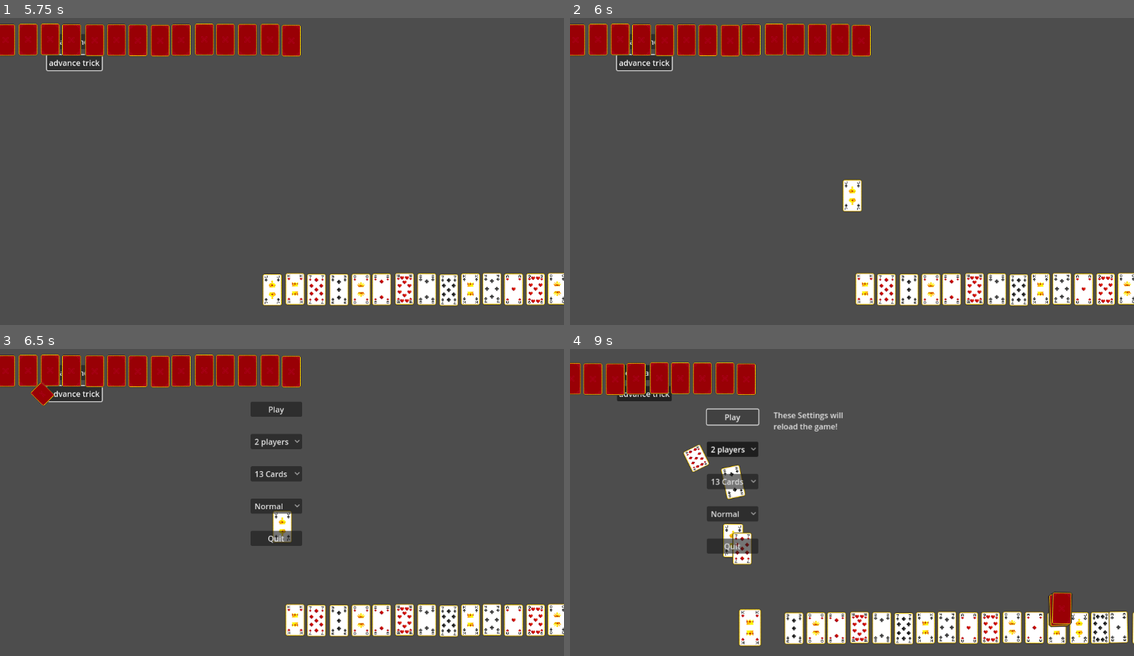
Above: before the commit, frames 1-4 (two rows, left to right).
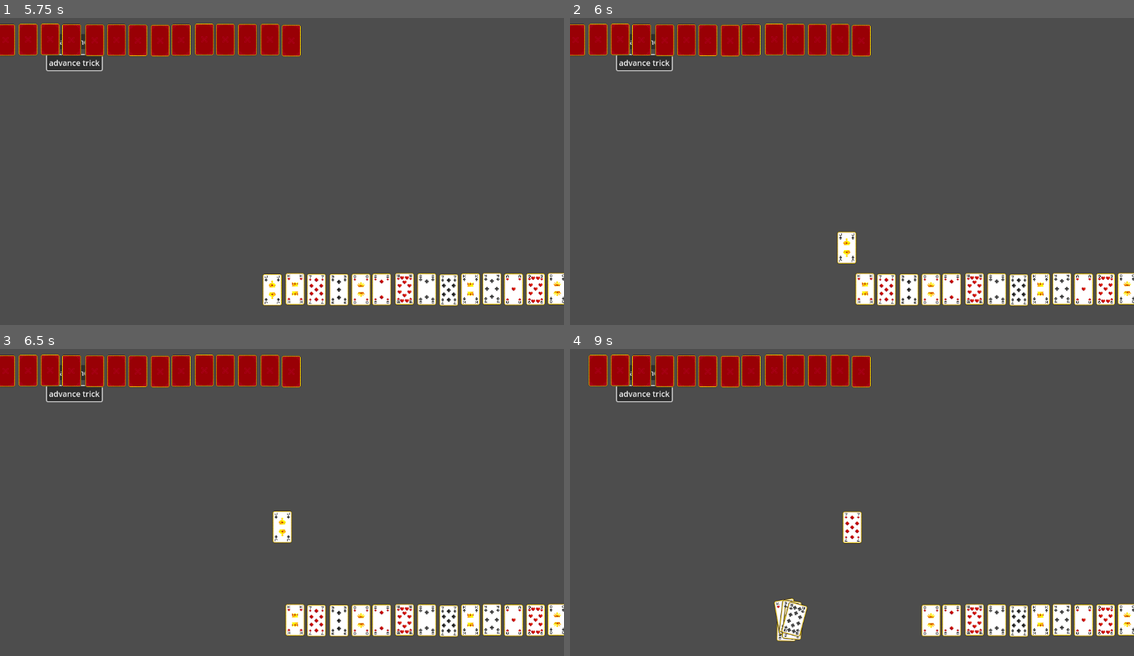
Above: after the commit, the same moments.

Repository: gneeqo/CardInterface2
Game: Godot game, scene res://Game Logic/Scenes/main.tscn
Two runs of this game, one before a commit and one after it. Both use one fixed random seed, a clock stepped at 60 frames per second and the inputs below.
Inputs (mouse positions are in pixels of both pictures, inside the frame that each line leads up to):
- Up to frame 1 (5.75 s): click "Deal Hand" at 0.5 s; click "advance trick" at 1.25 s; click "Deal Hand" at 2 s; click "advance trick" at 2.75 s; click "Deal Hand" at 3.5 s; click "advance trick" at 4.25 s; move the mouse to (456, 278) at 5.02 s; tap A (Automate) at 5.1 s
- Up to frame 2 (6 s): tap Enter at 5.75 s; move the mouse to (840, 291) at 5.77 s; tap A (Automate) at 5.85 s
- Up to frame 3 (6.5 s): no input
- Up to frame 4 (9 s): click (846, 410) at 6.5 s, where only the run before the commit has a clickable "Play"; move the mouse to (863, 619) at 7.27 s; press the mouse at (863, 619) at 7.28 s; tap A (Automate) at 7.55, 8.1 s; move the mouse to (857, 542) at 8.02 s; release the mouse at (857, 542) at 8.03 s; click (846, 410) at 8.75 s, where only the run before the commit has a clickable "Play"

Frame 1 is identical in both runs. In frame 2, 0.7% of the frame differs, in the area x 47-52%, y 52-80%; in frame 3, 2.3%; in frame 4, 15%, in the area x 0-100%, y 1-98%.

Commit message:
even better automation

Diff:
--- a/Base Objects/input_processor.gd
+++ b/Base Objects/input_processor.gd
@@ -14,6 +14,8 @@
 static var current_time_scale_index : int = 1
 
 static var playing_allowed = false
+static var menuing_allowed = false
+
 
 static var card_finished_playing_signal
 
@@ -28,14 +30,8 @@
 func _process(_dt:float):
 
 	if(Input.is_action_just_pressed("Automate")):
-		if automating:
-			if not menu_automating:
-				menu_automating = true
-			else:
-				menu_automating = false
-				automating = false
-		else:
-			automating = true
+		automating = !automating
+		menu_automating = automating
 
 	if automating:
 		mouse_just_pressed = false
@@ -44,12 +40,10 @@
 		escape_just_pressed = false
 
 		if(playing_allowed):
-			if menu_automating:
-				take_turn()
-			else:
-				play_card()
-				playing_allowed = false
-
+			play_card()
+			playing_allowed = false
+		if(menuing_allowed):
+			take_turn()
 
 	else:
 		time_scale = 1
@@ -73,7 +67,7 @@
 						break
 
 func take_turn():
-	playing_allowed = false
+	menuing_allowed = false
 	open_menu()
 	var use_menu = BehaviorFactory.delayed_callback(Callable(self,"select_menu_option"),2)
 	use_menu.globalList = 1
@@ -84,10 +78,13 @@
 
 func select_menu_option():
 	var rng = RandomNumberGenerator.new()
-	for node in get_tree().get_nodes_in_group("auto_selectable"):
-			if(rng.randf_range(0,10) >5):
-				node.auto_select(rng.randi_range(0,node.item_count-1))
-				break
+	var option_selected = false
+	while not option_selected:
+		for node in get_tree().get_nodes_in_group("auto_selectable"):
+				if(rng.randf_range(0,10) >5):
+					node.auto_select(rng.randi_range(0,node.item_count-1))
+					option_selected = true
+					break
 	var callback_close_menu = BehaviorFactory.delayed_callback(Callable(self,"close_menu"),2)
 	callback_close_menu.globalList = 1
 	add_child(callback_close_menu)
@@ -97,4 +94,3 @@
 			node.auto_press()
 	var callback_play_card = BehaviorFactory.delayed_callback(Callable(self,"play_card"),2)
 	callback_play_card.globalList = 1
-	add_child(callback_play_card)
--- a/Game Logic/Scripts/referee.gd
+++ b/Game Logic/Scripts/referee.gd
@@ -141,6 +141,7 @@
 		if connection["callable"].get_method() == "end_round":
 			connection["signal"].disconnect(connection["callable"])
 
+	InputProcessor.menuing_allowed = true
 	deal_hand_to_players()
 
 func end_game():
